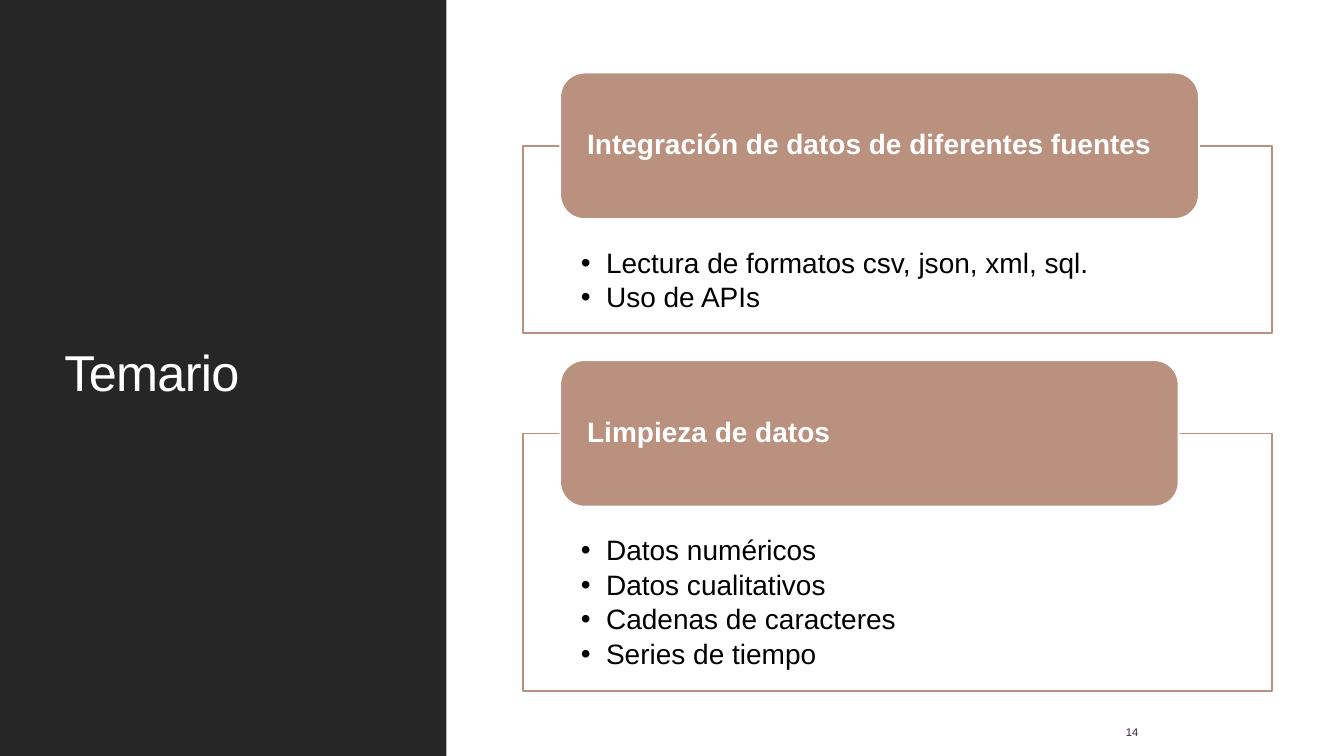
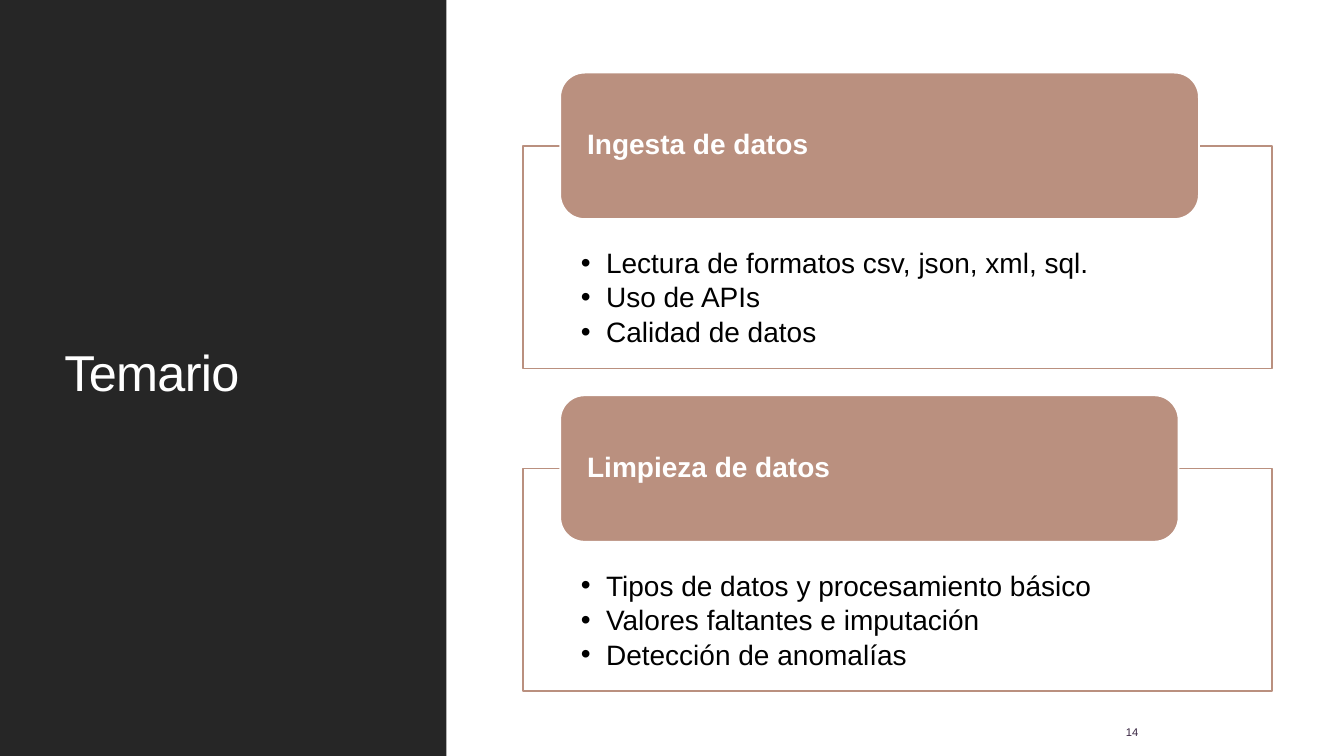
Before and after one commit to mcd-unison/ing-caract, a slide deck: slide 14 of slides/inicial.pptx. Drawn at 1344x756 pixels with LibreOffice and Linux fonts; fonts in the diff are those of the drawing. Boxes give left, top, right and bottom in pixels: in the first picture for what was removed or moved away, otherwise in the second. Text is boxed around its words. In the diff, an @@ line names an element or a change of style, - is before the commit and + after.

```diff
--- a/slides/inicial.pptx
+++ b/slides/inicial.pptx
@@ rectangle: place and size @@
-rectangle at [523, 146, 1272, 334]
+rectangle at [523, 146, 1272, 369]
@@ text at [587, 134, 808, 160]: text changed @@
-Integración de datos de diferentes fuentes
+Ingesta de datos
@@ text at [606, 321, 817, 343]: paragraph added @@
+  • Calidad de datos
@@ rounded rectangle: place and size @@
-rounded rectangle at [561, 360, 1179, 506]
+rounded rectangle at [561, 395, 1179, 541]
@@ text "Limpieza de datos": place and size @@
-text "Limpieza de datos" at [587, 422, 830, 447]
+text "Limpieza de datos" at [587, 457, 830, 482]
@@ rectangle: place and size @@
-rectangle at [523, 434, 1272, 692]
+rectangle at [523, 469, 1272, 692]
@@ text removed at [606, 539, 896, 669] @@
-  • Datos numéricos
-  • Datos cualitativos
-  • Cadenas de caracteres
-  • Series de tiempo
@@ text added at [606, 575, 1091, 666], 20 pt, text #000000 @@
+  • Tipos de datos y procesamiento básico
+  • Valores faltantes e imputación
+  • Detección de anomalías
```
Also in this commit, not shown: 4 other slides changed, 7 other files.
